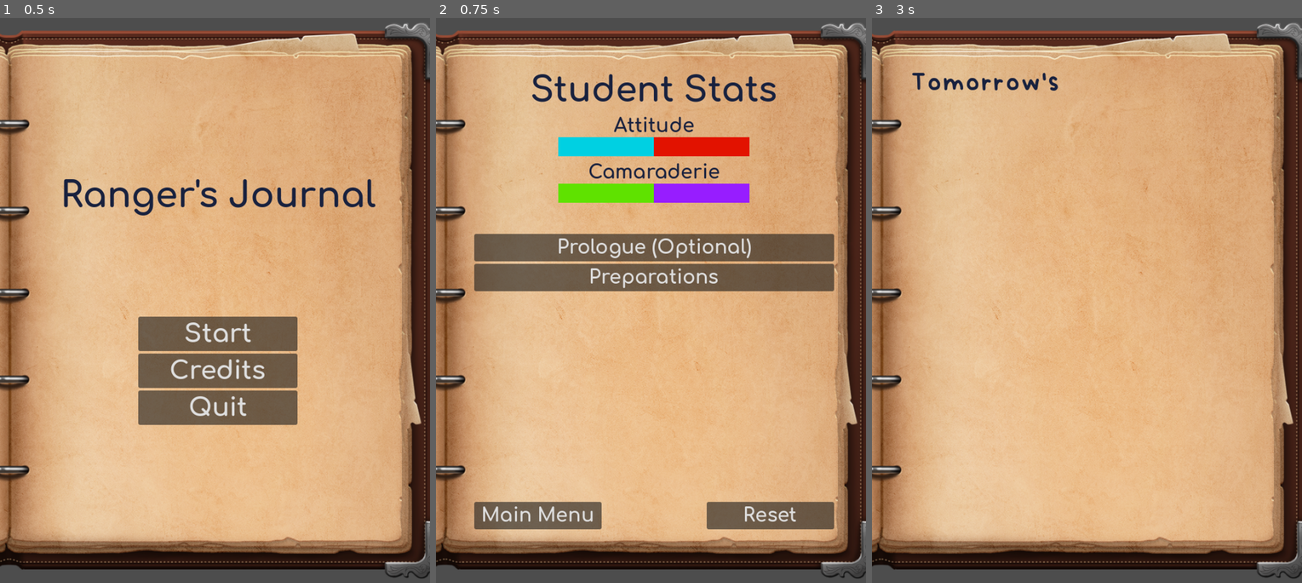
Above: before the commit, frames 1-3 (left to right).
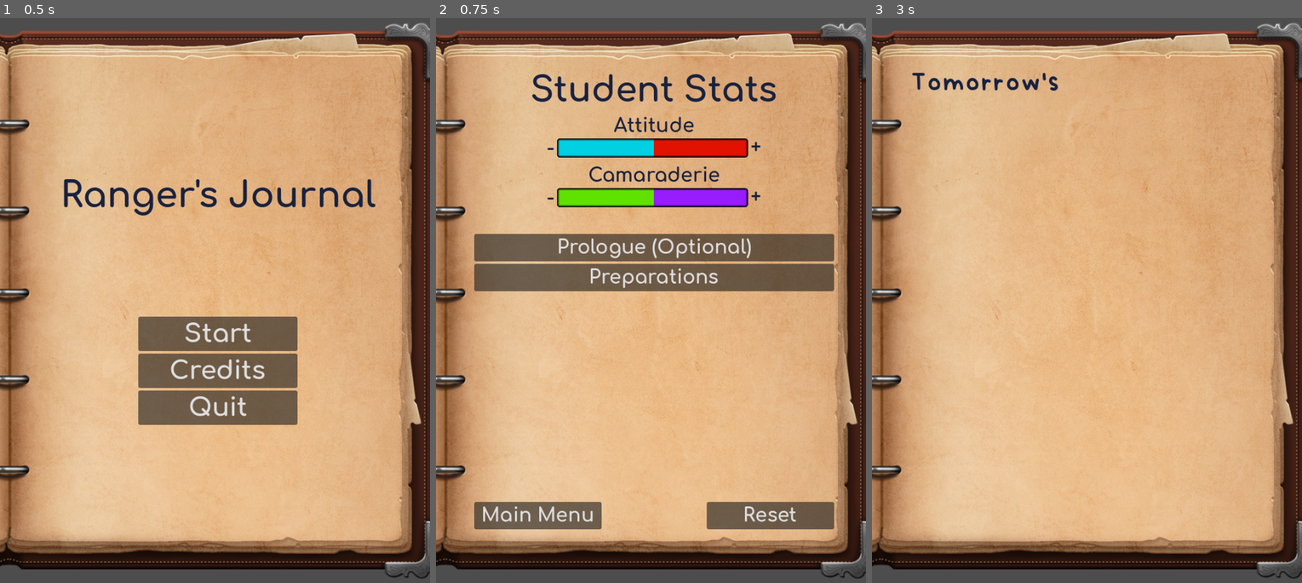
Above: after the commit, the same moments.

Repository: starlightlacuna/godot-wild-jam-75
Game: Godot game, scene res://main_menu.tscn
Same seed, same stepped clock (60 frames per second), same inputs: the game is played once before the commit and once after it.
Inputs:
- Up to frame 1 (0.5 s): no input
- Up to frame 2 (0.75 s): click "Start" at 0.5 s
- Up to frame 3 (3 s): click "Main Menu" at 1.25 s; click "Start" at 2 s; click "Preparations" at 2.75 s

Frame 1 is identical in both runs. In frame 2, 2.0% of the frame differs, in the area x 25-76%, y 21-34%; in frame 3, nothing differs.

Commit message:
Add background music

Diff:
--- a/journal.tscn
+++ b/journal.tscn
@@ -24,21 +24,61 @@
 [ext_resource type="Resource" uid="uid://iivvp5kjxx3k" path="res://Assets/Audio/Resources/writing7.tres" id="19_hg33e"]
 [ext_resource type="Resource" uid="uid://cu5ytt2dhsxgk" path="res://Assets/Audio/Resources/writing8.tres" id="20_gtxl6"]
 [ext_resource type="FontFile" uid="uid://cor6msdnuxvqy" path="res://Assets/Fonts/comfortaa/Comfortaa-Bold.ttf" id="24_nlsfo"]
+[ext_resource type="AudioStream" uid="uid://c271mh4iad8i1" path="res://Assets/Audio/Midnight Tale.mp3" id="25_37fge"]
 
 [sub_resource type="Theme" id="Theme_83w35"]
 Button/font_sizes/font_size = 30
 Button/fonts/font = ExtResource("24_nlsfo")
+Label/font_sizes/font_size = 30
 Label/fonts/font = ExtResource("24_nlsfo")
 
 [sub_resource type="StyleBoxFlat" id="StyleBoxFlat_ewt77"]
+border_width_left = 4
+border_width_top = 4
+border_width_right = 4
+border_width_bottom = 4
+border_color = Color(0, 0, 0, 1)
+border_blend = true
+corner_radius_top_left = 4
+corner_radius_top_right = 4
+corner_radius_bottom_right = 4
+corner_radius_bottom_left = 4
+corner_detail = 4
 
 [sub_resource type="StyleBoxFlat" id="StyleBoxFlat_1pxbt"]
 bg_color = Color(0.370364, 0.370365, 0.370364, 1)
+border_width_left = 4
+border_width_top = 4
+border_width_bottom = 4
+border_color = Color(0, 0, 0, 1)
+border_blend = true
+corner_radius_top_left = 4
+corner_radius_bottom_left = 4
+corner_detail = 4
 
 [sub_resource type="StyleBoxFlat" id="StyleBoxFlat_gmqsb"]
+border_width_left = 4
+border_width_top = 4
+border_width_right = 4
+border_width_bottom = 4
+border_color = Color(0, 0, 0, 1)
+border_blend = true
+corner_radius_top_left = 4
+corner_radius_top_right = 4
+corner_radius_bottom_right = 4
+corner_radius_bottom_left = 4
+corner_detail = 4
 
 [sub_resource type="StyleBoxFlat" id="StyleBoxFlat_nc8xa"]
 bg_color = Color(0.370364, 0.370365, 0.370364, 1)
+border_width_left = 4
+border_width_top = 4
+border_width_bottom = 4
+border_color = Color(0, 0, 0, 1)
+border_blend = true
+corner_radius_top_left = 4
+corner_radius_bottom_left = 4
+corner_detail = 4
 
 [node name="Journal" type="Control"]
 layout_mode = 3
@@ -140,7 +180,15 @@
 horizontal_alignment = 1
 vertical_alignment = 2
 
-[node name="AttitudeBar" type="ProgressBar" parent="MarginContainer/IntersequenceContainer/StatsContainer/AttitudeContainer"]
+[node name="HBoxContainer" type="HBoxContainer" parent="MarginContainer/IntersequenceContainer/StatsContainer/AttitudeContainer"]
+layout_mode = 2
+alignment = 1
+
+[node name="MinusLabel" type="Label" parent="MarginContainer/IntersequenceContainer/StatsContainer/AttitudeContainer/HBoxContainer"]
+layout_mode = 2
+text = "-"
+
+[node name="AttitudeBar" type="ProgressBar" parent="MarginContainer/IntersequenceContainer/StatsContainer/AttitudeContainer/HBoxContainer"]
 unique_name_in_owner = true
 custom_minimum_size = Vector2(300, 30)
 layout_mode = 2
@@ -154,6 +202,10 @@
 rounded = true
 show_percentage = false
 
+[node name="PlusLabel" type="Label" parent="MarginContainer/IntersequenceContainer/StatsContainer/AttitudeContainer/HBoxContainer"]
+layout_mode = 2
+text = "+"
+
 [node name="CamaraderieContainer" type="VBoxContainer" parent="MarginContainer/IntersequenceContainer/StatsContainer"]
 layout_mode = 2
 theme_override_constants/separation = 0
@@ -165,7 +217,15 @@
 horizontal_alignment = 1
 vertical_alignment = 2
 
-[node name="CamaraderieBar" type="ProgressBar" parent="MarginContainer/IntersequenceContainer/StatsContainer/CamaraderieContainer"]
+[node name="HBoxContainer" type="HBoxContainer" parent="MarginContainer/IntersequenceContainer/StatsContainer/CamaraderieContainer"]
+layout_mode = 2
+alignment = 1
+
+[node name="MinusLabel" type="Label" parent="MarginContainer/IntersequenceContainer/StatsContainer/CamaraderieContainer/HBoxContainer"]
+layout_mode = 2
+text = "-"
+
+[node name="CamaraderieBar" type="ProgressBar" parent="MarginContainer/IntersequenceContainer/StatsContainer/CamaraderieContainer/HBoxContainer"]
 unique_name_in_owner = true
 custom_minimum_size = Vector2(300, 30)
 layout_mode = 2
@@ -178,6 +238,10 @@
 step = 1.0
 rounded = true
 show_percentage = false
+
+[node name="PlusLabel" type="Label" parent="MarginContainer/IntersequenceContainer/StatsContainer/CamaraderieContainer/HBoxContainer"]
+layout_mode = 2
+text = "+"
 
 [node name="SequenceButtonContainer" type="VBoxContainer" parent="MarginContainer/IntersequenceContainer"]
 unique_name_in_owner = true
@@ -250,6 +314,10 @@
 volume_db = -80.0
 
 [node name="MusicPlayer" type="AudioStreamPlayer" parent="."]
+stream = ExtResource("25_37fge")
+volume_db = -12.0
+autoplay = true
+parameters/looping = true
 
 [connection signal="donezo" from="MarginContainer/JournalEntryContainer/EntryLabel" to="." method="_on_entry_label_donezo"]
 [connection signal="timeout" from="MarginContainer/JournalEntryContainer/EntryLabel/TextAdvanceTimer" to="MarginContainer/JournalEntryContainer/EntryLabel" method="_on_text_advance_timer_timeout"]
--- a/main_menu.tscn
+++ b/main_menu.tscn
@@ -26,6 +26,7 @@
 
 [node name="BookBackground" type="TextureRect" parent="."]
 custom_minimum_size = Vector2(1280, 720)
+layout_mode = 0
 offset_left = -840.0
 offset_top = -24.0
 offset_right = 841.0
@@ -88,7 +89,11 @@
 [node name="CreditsLabel" type="RichTextLabel" parent="MarginContainer/CreditsContainer"]
 layout_mode = 2
 size_flags_vertical = 3
-text = "These are the credits!"
+theme_override_font_sizes/normal_font_size = 24
+bbcode_enabled = true
+text = "[font_size=56][center]Credits[/center][/font_size]
+[ul]	\"Midnight Tale\" Kevin MacLeod ([url=https://incompetech.com]incompetech.com[/url]) Licensed under Creative Commons: By Attribution 4.0 License ([url]http://creativecommons.org/licenses/by/4.0/[/url])[/ul]
+[ul]	\"EPIC-Collection book\" Melissa Krautheim ([url]https://opengameart.org/content/epic-collection-book[/url]) Dedicated to the public domain through CC0 1.0 Universal ([url]https://creativecommons.org/publicdomain/zero/1.0/[/url])[/ul]"
 
 [node name="CreditsBackButton" type="Button" parent="MarginContainer/CreditsContainer"]
 custom_minimum_size = Vector2(250, 0)
Not shown, added: Assets/Audio/Midnight Tale.mp3.import
Not shown: 1 places in journal.tscn that only renumber resources
Not shown, added: Assets/Audio/Midnight Tale.mp3
